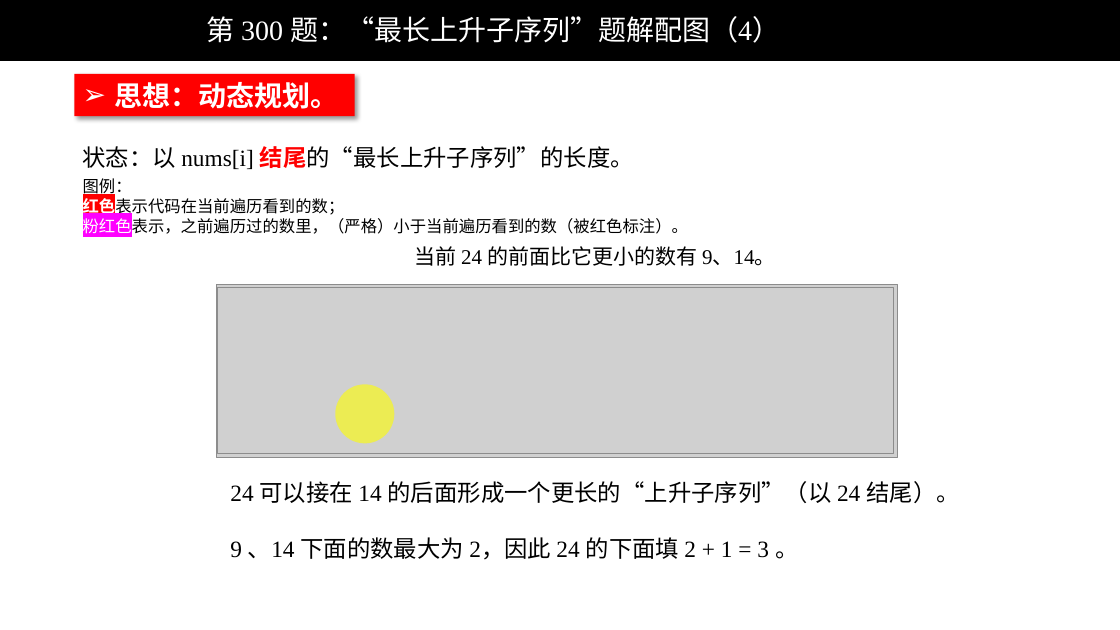
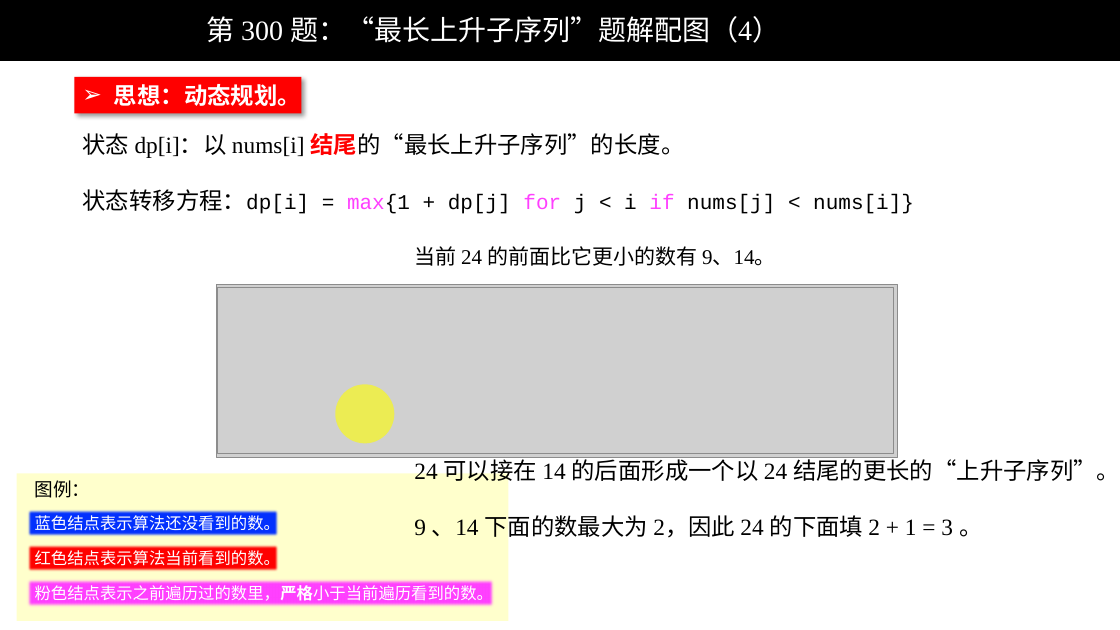
Before and after one commit to liweiwei1419/LeetCode-Solution-PPT, a slide deck: slide 4 of 0201-0300/LeetCode 第 300 题：“最长上升子序列”题解配图（动态规划）.pptx. Drawn at 1120x630 pixels with LibreOffice and Linux fonts; fonts in the diff are those of the drawing; grey boxes stand for pictures; background and template pictures are left out. Boxes give left, top, right and bottom in pixels: in the first picture for what was removed or moved away, otherwise in the second. Text is boxed around its words. In the diff, an @@ line names an element or a change of style, - is before the commit and + after.

```diff
--- a/0201-0300/LeetCode 第 300 题：“最长上升子序列”题解配图（动态规划）.pptx
+++ b/0201-0300/LeetCode 第 300 题：“最长上升子序列”题解配图（动态规划）.pptx
@@ rectangle "思想：动态规划。": place and size @@
-rectangle "思想：动态规划。" at [74,74,355,116]
+rectangle "思想：动态规划。" at [74,76,301,113]
@@ rectangle "思想：动态规划。" at [74,76,301,113]: size 24 to 20 pt @@
@@ text at [83,133,914,214]: text changed; size 20 to 18 pt; font Times New Roman to Courier New @@
-状态：以 nums[i] 结尾的“最长上升子序列”的长度。
+状态 dp[i]：以 nums[i] 结尾的“最长上升子序列”的长度。
+状态转移方程：dp[i] = max{1 + dp[j] for j < i if nums[j] < nums[i]}
@@ text removed at [83,178,688,237] @@
-图例：
-红色表示代码在当前遍历看到的数；
-粉红色表示，之前遍历过的数里，（严格）小于当前遍历看到的数（被红色标注）。
@@ text "24 可以接在 14 的后面形成一个以 24 ...": place and size @@
-text "24 可以接在 14 的后面形成一个以 24 ..." at [230,481,959,560]
+text "24 可以接在 14 的后面形成一个以 24 ..." at [414,456,1120,542]
@@ text at [414,456,1120,486]: text changed @@
-24 可以接在 14 的后面形成一个更长的“上升子序列”（以 24 结尾）。
+24 可以接在 14 的后面形成一个以 24 结尾的更长的“上升子序列”。
@@ group added at [17,474,508,621]: 4 rectangles, 1 text @@
+蓝色结点表示算法还没看到的数。
+红色结点表示算法当前看到的数。
+粉色结点表示之前遍历过的数里，严格小于当前遍历看到的数。
+图例：
```
Also in this commit, not shown: 8 other slides changed, 2 other files.
